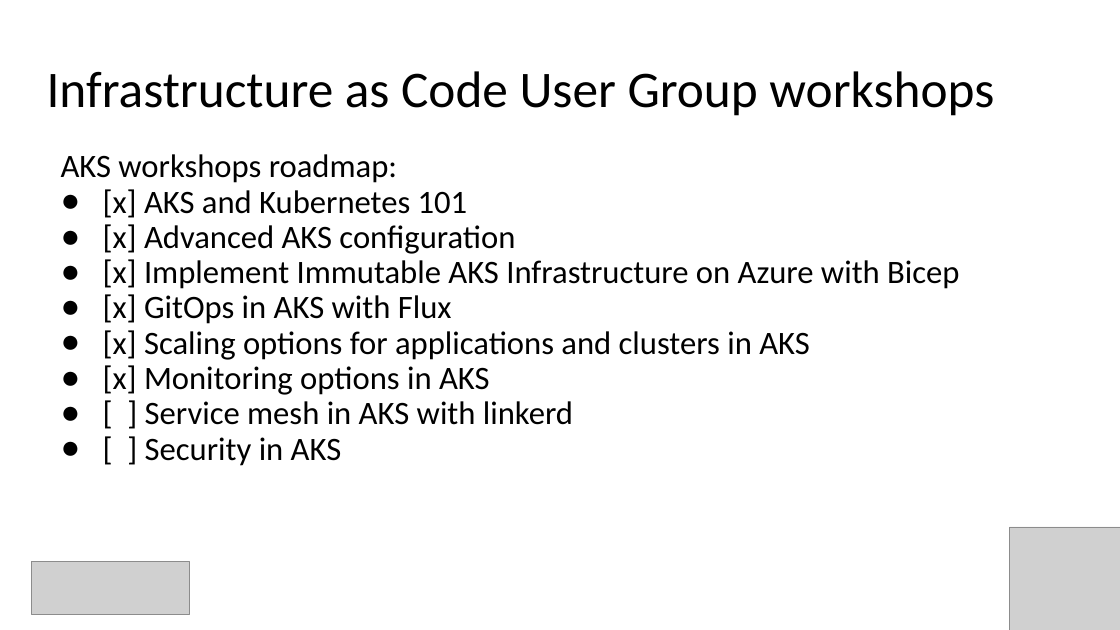
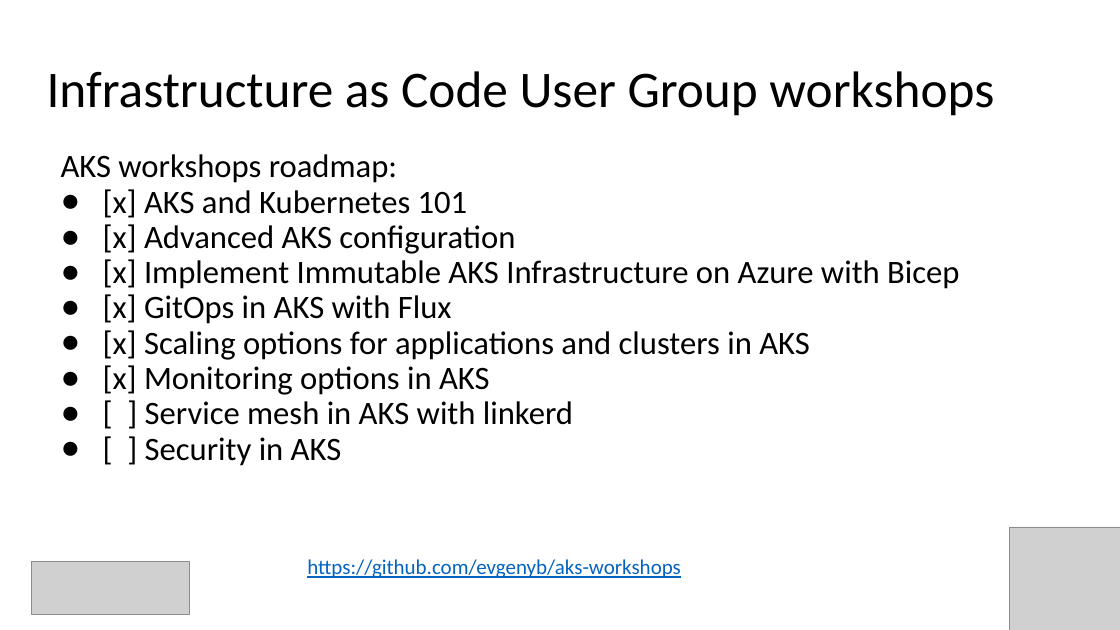
Before and after one commit to Infrastructure-AsCode/aks-101, a slide deck: slide 4 of slides/k8s-101.pptx (slide 3 before the commit). Drawn at 1120x630 pixels with LibreOffice and Linux fonts; fonts in the diff are those of the drawing; grey boxes stand for pictures. Boxes give left, top, right and bottom in pixels: in the first picture for what was removed or moved away, otherwise in the second. Text is boxed around its words. In the diff, an @@ line names an element or a change of style, - is before the commit and + after.

```diff
--- a/slides/k8s-101.pptx
+++ b/slides/k8s-101.pptx
@@ text added at box(307, 559, 681, 578), 18 pt, text #0563C1, underline @@
+https://github.com/evgenyb/aks-workshops
```
Also in this commit, not shown: 6 other slides changed, 27 slides added, 2 slides removed, 19 other files.
